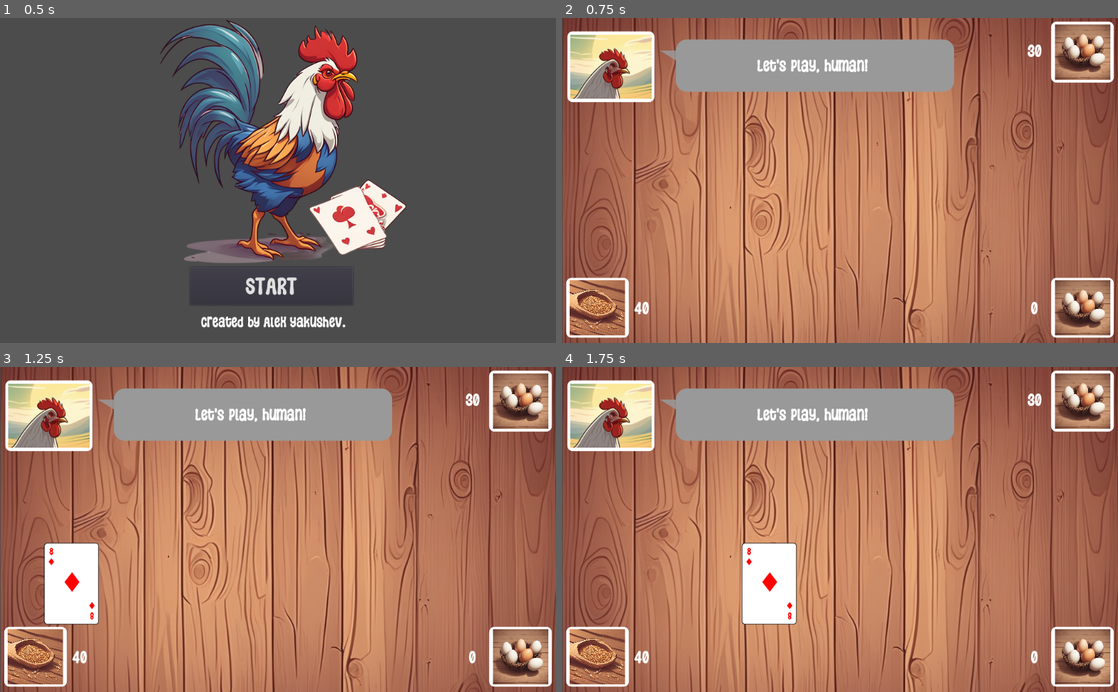
Above: before the commit, frames 1-4 (two rows, left to right).
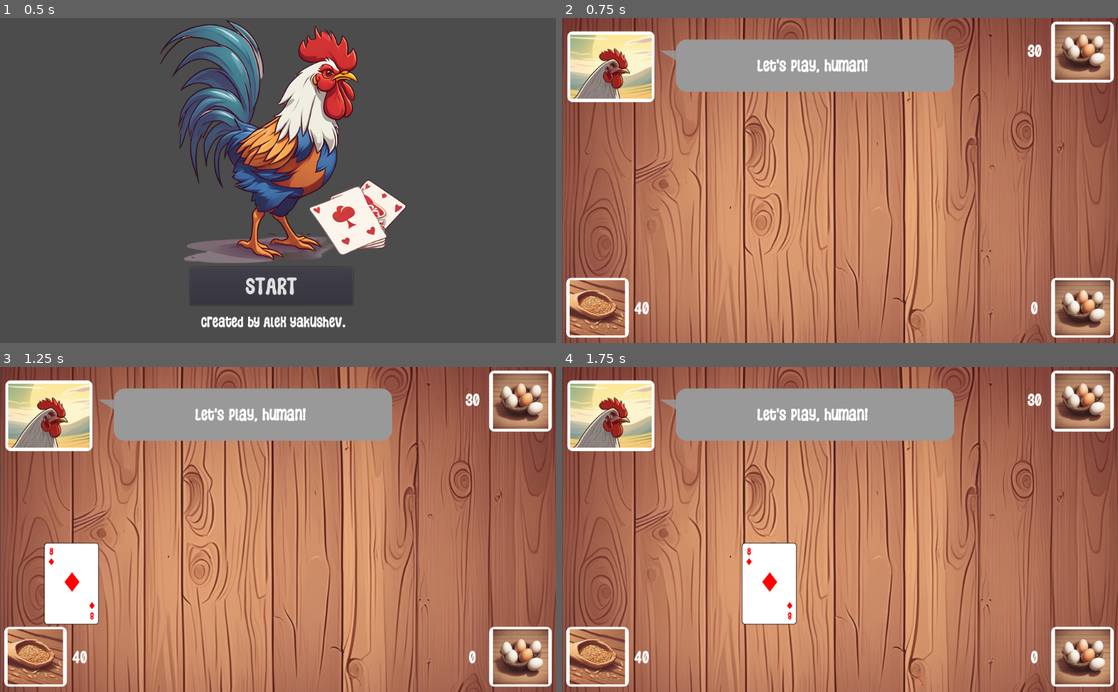
Above: after the commit, the same moments.

Repository: yakushev85/BlackJackWithChicken
Game: Godot game, scene res://StartScreen.tscn
Two runs of this game, one before a commit and one after it. Both use one fixed random seed, a clock stepped at 60 frames per second and the inputs below.
Inputs:
- Up to frame 1 (0.5 s): no input
- Up to frame 2 (0.75 s): click "START" at 0.5 s
- Up to frame 3 (1.25 s): no input
- Up to frame 4 (1.75 s): no input

Frame 1 is identical in both runs. In frame 2, 0.4% of the frame differs, in the area x 1-99%, y 5-98%; in frame 3, 0.4%; in frame 4, 0.4%.

Commit message:
add scaled game assets

Diff:
--- a/app/GameTable.tscn
+++ b/app/GameTable.tscn
@@ -1,10 +1,10 @@
 [gd_scene load_steps=16 format=2]
 
 [ext_resource path="res://assets/bg/wooden_c.png" type="Texture" id=1]
-[ext_resource path="res://assets/icon/grains.png" type="Texture" id=2]
+[ext_resource path="res://assets/icon/eggs2.png" type="Texture" id=2]
 [ext_resource path="res://assets/icon/rooster2.png" type="Texture" id=3]
 [ext_resource path="res://assets/fonts/WigglyCurvesRegular.ttf" type="DynamicFontData" id=4]
-[ext_resource path="res://assets/icon/eggs.png" type="Texture" id=5]
+[ext_resource path="res://assets/icon/grains2.png" type="Texture" id=5]
 [ext_resource path="res://Items/Card.tscn" type="PackedScene" id=6]
 [ext_resource path="res://GameTable.gd" type="Script" id=7]
 [ext_resource path="res://Items/PlayerBid.tscn" type="PackedScene" id=8]
@@ -73,18 +73,15 @@
 
 [node name="ChickenEggs" type="Sprite" parent="ControlsUI"]
 position = Vector2( 959, 63 )
-scale = Vector2( 0.1, 0.1 )
-texture = ExtResource( 5 )
+texture = ExtResource( 2 )
 
 [node name="PlayerEggs" type="Sprite" parent="ControlsUI"]
 position = Vector2( 959, 535 )
-scale = Vector2( 0.1, 0.1 )
-texture = ExtResource( 5 )
+texture = ExtResource( 2 )
 
 [node name="PlayerGrains" type="Sprite" parent="ControlsUI"]
 position = Vector2( 65, 535 )
-scale = Vector2( 0.1, 0.1 )
-texture = ExtResource( 2 )
+texture = ExtResource( 5 )
 
 [node name="ChickenAvatar" type="Sprite" parent="ControlsUI"]
 position = Vector2( 90, 90 )
--- a/app/Items/ChickenBid.tscn
+++ b/app/Items/ChickenBid.tscn
@@ -1,11 +1,10 @@
 [gd_scene load_steps=3 format=2]
 
-[ext_resource path="res://assets/icon/one_egg.png" type="Texture" id=1]
+[ext_resource path="res://assets/icon/one_egg2.png" type="Texture" id=1]
 [ext_resource path="res://Items/ChickenBid.gd" type="Script" id=2]
 
 [node name="ChickenBid" type="Node2D"]
 script = ExtResource( 2 )
 
 [node name="BidImage" type="Sprite" parent="."]
-scale = Vector2( 0.1, 0.1 )
 texture = ExtResource( 1 )
Binary file removed: app/assets/icon/eggs.png
Binary file added: app/assets/icon/eggs2.png
Not shown, changed: app/assets/icon/eggs2.png.import
Binary file removed: app/assets/icon/grains.png
Binary file added: app/assets/icon/grains2.png
Not shown, changed: app/assets/icon/grains2.png.import
Binary file removed: app/assets/icon/one_egg.png
Binary file added: app/assets/icon/one_egg2.png
Not shown, changed: app/assets/icon/one_egg2.png.import
